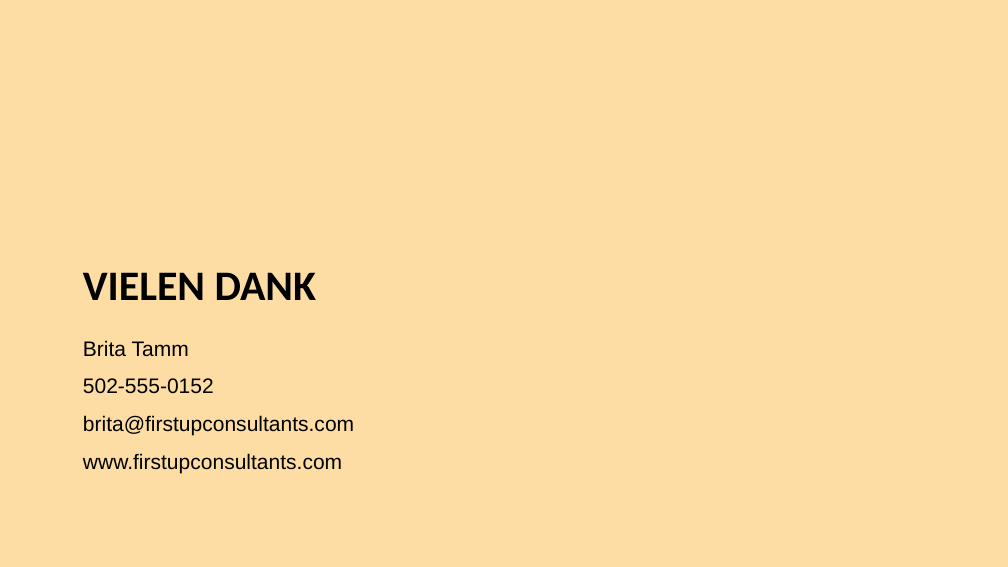
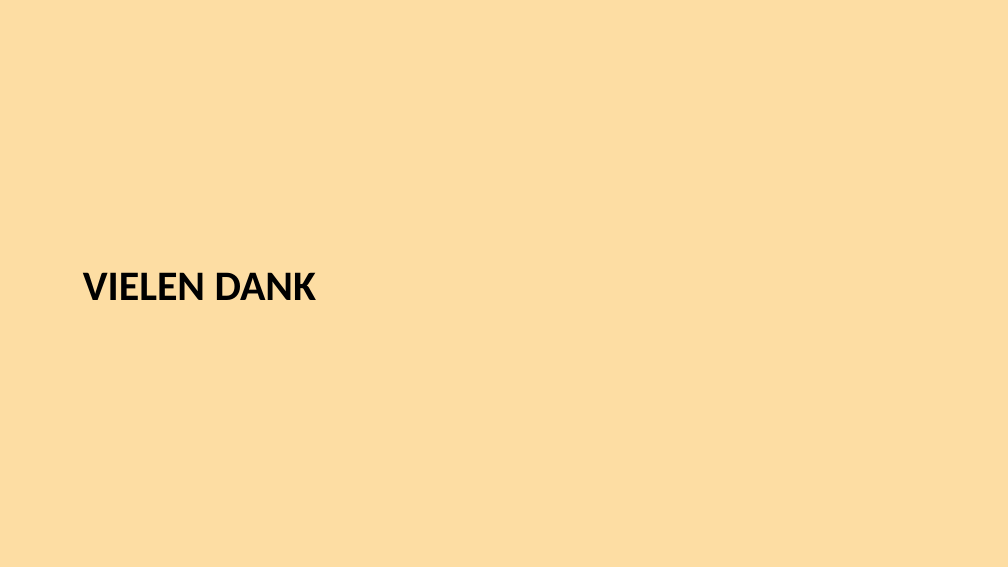
Before and after one commit to patricjenni/kochrezepte, a slide deck: slide 11 of docs/Präsentation_Kochrezepte.pptx (slide 20 before the commit). Drawn at 1008x567 pixels with LibreOffice and Linux fonts; fonts in the diff are those of the drawing; background and template pictures are left out. Boxes give left, top, right and bottom in pixels: in the first picture for what was removed or moved away, otherwise in the second. Text is boxed around its words. In the diff, an @@ line names an element or a change of style, - is before the commit and + after.

```diff
--- a/docs/Präsentation_Kochrezepte.pptx
+++ b/docs/Präsentation_Kochrezepte.pptx
@@ text removed at box(83, 340, 354, 473) @@
-Brita Tamm
-502-555-0152
-brita@firstupconsultants.com
-www.firstupconsultants.com
```
Also in this commit, not shown: 7 other slides changed, 9 slides removed.
